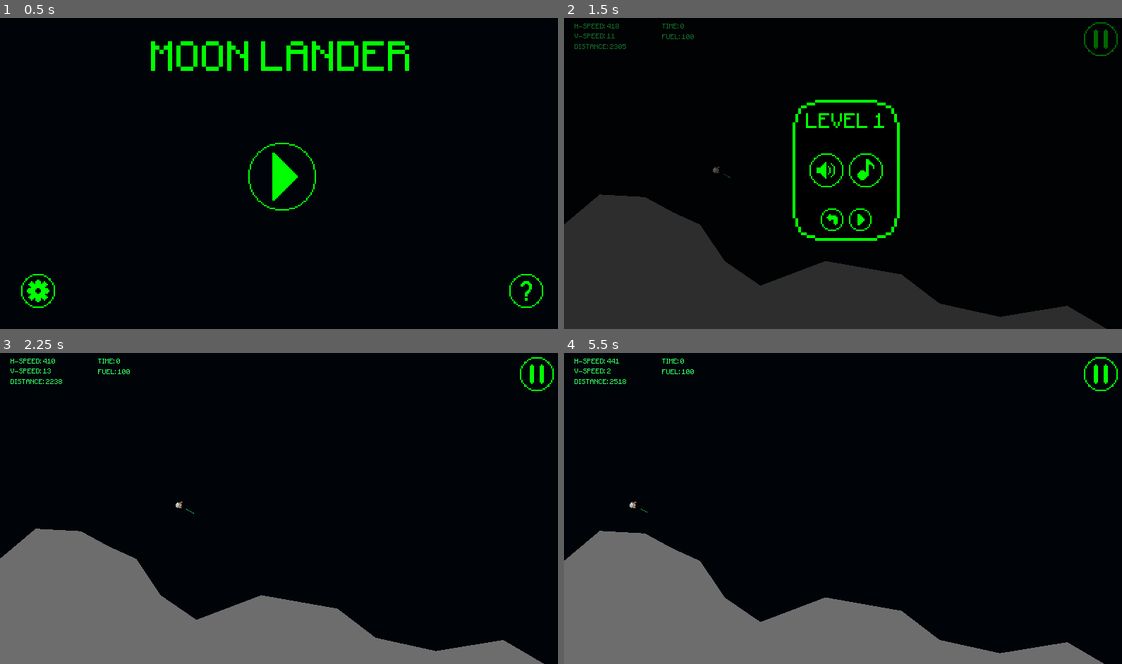
Above: before the commit, frames 1-4 (two rows, left to right).
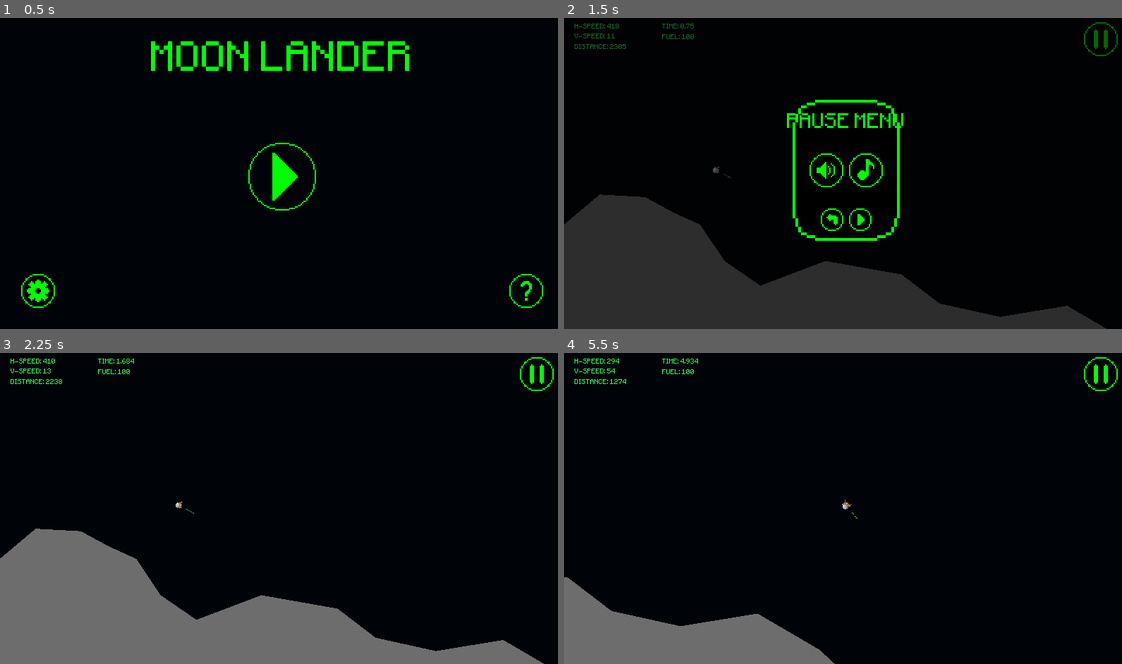
Above: after the commit, the same moments.

Repository: carlosebmachado-games/MoonLander
Game: Godot game, scene res://scenes/menus/main_menu.tscn
Same seed, same stepped clock (60 frames per second), same inputs: the game is played once before the commit and once after it.
Inputs (mouse positions are in pixels of both pictures, inside the frame that each line leads up to):
- Up to frame 1 (0.5 s): no input
- Up to frame 2 (1.5 s): click (848, 176) at 0.5 s; click (1099, 39) at 1.25 s
- Up to frame 3 (2.25 s): click (295, 555) at 2 s
- Up to frame 4 (5.5 s): tap Enter (ui_accept) at 2.75, 2.85, 3.02, 3.32, 3.6, 3.77, 4.07, 4.35, 5.1, 5.27 s; move the mouse to (971, 489) at 2.77 s; hold D (player_right) 2.78-3.53 s; click (971, 489) at 2.92 s; move the mouse to (731, 520) at 3.52 s; hold A (player_left) 3.53-4.28 s; move the mouse to (904, 436) at 4.27 s; hold D (player_right) from 4.28 s (still down); move the mouse to (820, 567) at 5.02 s; click (820, 567) at 5.17 s

Frame 1 is identical in both runs. In frame 2, 0.4% of the frame differs, in the area x 21-61%, y 1-36%; in frame 3, less than 0.1%; in frame 4, 12%, in the area x 0-97%, y 1-100%.

Commit message:
added elapsed time

Diff:
--- a/src/scenes/game/canvas_layer.gd
+++ b/src/scenes/game/canvas_layer.gd
@@ -14,6 +14,8 @@
 onready var btn_no_sound = $pause_menu/m_container/c_container/vb_container/cc_options/hbc_options/no_sound
 onready var btn_music = $pause_menu/m_container/c_container/vb_container/cc_options/hbc_options/music
 onready var btn_no_music = $pause_menu/m_container/c_container/vb_container/cc_options/hbc_options/no_music
+
+onready var game = get_parent()
 
 func _ready():
 	btn_music.visible = Global.music
@@ -32,7 +34,7 @@
 			dist = 0
 		lbl_distance.text = "DISTANCE: " + str(dist)
 
-	lbl_time.text = "TIME: 0"
+	lbl_time.text = "TIME: " + str(game.time_elapsed)
 	lbl_fuel.text = "FUEL: 100"
 
 func _on_pause_button_up():
--- a/src/scenes/game/canvas_layer.tscn
+++ b/src/scenes/game/canvas_layer.tscn
@@ -147,29 +147,28 @@
 texture = ExtResource( 10 )
 
 [node name="vb_container" type="VBoxContainer" parent="pause_menu/m_container/c_container"]
-margin_left = 313.0
+margin_left = 318.0
 margin_top = 108.0
-margin_right = 427.0
+margin_right = 422.0
 margin_bottom = 281.0
 custom_constants/separation = 30
 
 [node name="lvl_name" type="Label" parent="pause_menu/m_container/c_container/vb_container"]
-margin_right = 114.0
+margin_right = 104.0
 margin_bottom = 33.0
 custom_fonts/font = ExtResource( 6 )
 custom_colors/font_color = Color( 0, 1, 0, 1 )
-text = "LEVEL 1"
+text = "PAUSE MENU"
 align = 1
 valign = 1
 
 [node name="cc_options" type="CenterContainer" parent="pause_menu/m_container/c_container/vb_container"]
 margin_top = 63.0
-margin_right = 114.0
+margin_right = 104.0
 margin_bottom = 111.0
 
 [node name="hbc_options" type="HBoxContainer" parent="pause_menu/m_container/c_container/vb_container/cc_options"]
-margin_left = 5.0
-margin_right = 109.0
+margin_right = 104.0
 margin_bottom = 48.0
 custom_constants/separation = 8
 
@@ -199,14 +198,14 @@
 
 [node name="cc_buttons" type="CenterContainer" parent="pause_menu/m_container/c_container/vb_container"]
 margin_top = 141.0
-margin_right = 114.0
+margin_right = 104.0
 margin_bottom = 173.0
 size_flags_horizontal = 3
 size_flags_vertical = 3
 
 [node name="hbc_buttons" type="HBoxContainer" parent="pause_menu/m_container/c_container/vb_container/cc_buttons"]
-margin_left = 21.0
-margin_right = 93.0
+margin_left = 16.0
+margin_right = 88.0
 margin_bottom = 32.0
 custom_constants/separation = 8
 
@@ -220,7 +219,6 @@
 margin_right = 72.0
 margin_bottom = 32.0
 texture_normal = ExtResource( 8 )
-
 [connection signal="button_up" from="ui/hb_ui/pause" to="." method="_on_pause_button_up"]
 [connection signal="button_up" from="pause_menu/m_container/c_container/vb_container/cc_options/hbc_options/sound" to="." method="_on_sound_button_up"]
 [connection signal="button_up" from="pause_menu/m_container/c_container/vb_container/cc_options/hbc_options/no_sound" to="." method="_on_no_sound_button_up"]
--- a/src/scenes/game/game.gd
+++ b/src/scenes/game/game.gd
@@ -3,15 +3,25 @@
 var on_area = false
 var stopped = false
 
+var time_start = 0
+var time_now = 0
+var time_elapsed = 0
+
 export var new_level = ""
 
+func _ready():
+	time_start = OS.get_ticks_msec()
+
 func _process(_delta):
-	#todo: chamar menu para prox fase
+	if not (stopped and on_area):
+		time_now = OS.get_ticks_msec()
+		time_elapsed = (time_now - time_start) / 1000.0
+	#print(time_elapsed)
+
 	#print(on_area and stopped)
 
-	if Input.is_action_just_pressed("ui_accept"):
-# warning-ignore:return_value_discarded
-		get_tree().reload_current_scene()
+#	if Input.is_action_just_pressed("ui_accept"):
+#		get_tree().reload_current_scene()
 
 func _on_arrival_point_body_entered(body):
 	if body.name == "lander":
--- a/src/scenes/game/game.tscn
+++ b/src/scenes/game/game.tscn
@@ -7,7 +7,7 @@
 [ext_resource path="res://scenes/prefabs/arrival_point.tscn" type="PackedScene" id=5]
 [ext_resource path="res://scenes/game/game.gd" type="Script" id=6]
 
-[node name="level_1" type="Node2D"]
+[node name="game" type="Node2D"]
 script = ExtResource( 6 )
 
 [node name="canvas_layer" parent="." instance=ExtResource( 2 )]
--- a/src/scenes/prefabs/lander.gd
+++ b/src/scenes/prefabs/lander.gd
@@ -4,8 +4,11 @@
 signal moving
 
 # movement
-var thrust = 500
-var side_thrust = 300
+const THRUST = 500
+const SIDE_THRUST = 300
+const MAX_FUEL = 100
+const MIN_FUEL = 0
+var fuel = 100
 
 # controls
 var input_left = false
@@ -16,34 +19,19 @@
 onready var spr_ljet = $sprites/jet_left
 onready var spr_rjet = $sprites/jet_right
 
-#objects
+# objects
 onready var pivot_arrow = $pivot
 
 var reach_point_position = Vector2.ZERO
 var reach_point_distance = 0
 var show_arrow = true
 
-onready var game = get_tree().get_current_scene()
-
 func _ready():
 	#reach_point_position = Global.arrival_current_position
 	for ap in get_tree().get_nodes_in_group("arrival_point"):
 		reach_point_position = ap.position
 
-func fake_touch(position):
-	var ev = InputEventScreenTouch.new()
-	#ev.set_index(index)#BUTTON_LEFT)
-	ev.set_pressed(true)
-	ev.set_position(position)
-	#Input.parse_input_event(ev)
-	get_tree().input_event(ev)
-
-var input_control = []
-var count = 0
-
 func _input(event):
-	# todo: make both controls work together
-
 	# handle debug keyboard input
 	if event is InputEventKey:
 		if Input.is_action_pressed("player_left"):
@@ -90,14 +78,22 @@
 
 func _physics_process(delta):
 	var direction = Vector2(sin(rotation), -cos(rotation))
-	var dir_thrust = direction * thrust
+	var dir_thrust = direction * THRUST
 
 	if main_propulser():
 		apply_central_impulse(dir_thrust * delta)
 	elif left_propulser():
-		apply_torque_impulse(side_thrust * delta)
+		apply_torque_impulse(SIDE_THRUST * delta)
 	elif right_propulser():
-		apply_torque_impulse(-(side_thrust * delta))
+		apply_torque_impulse(-(SIDE_THRUST * delta))
+
+func fake_touch(position):
+	var ev = InputEventScreenTouch.new()
+	#ev.set_index(index)#BUTTON_LEFT)
+	ev.set_pressed(true)
+	ev.set_position(position)
+	Input.parse_input_event(ev)
+	#get_tree().input_event(ev)
 
 func right_propulser():
 	return input_right
